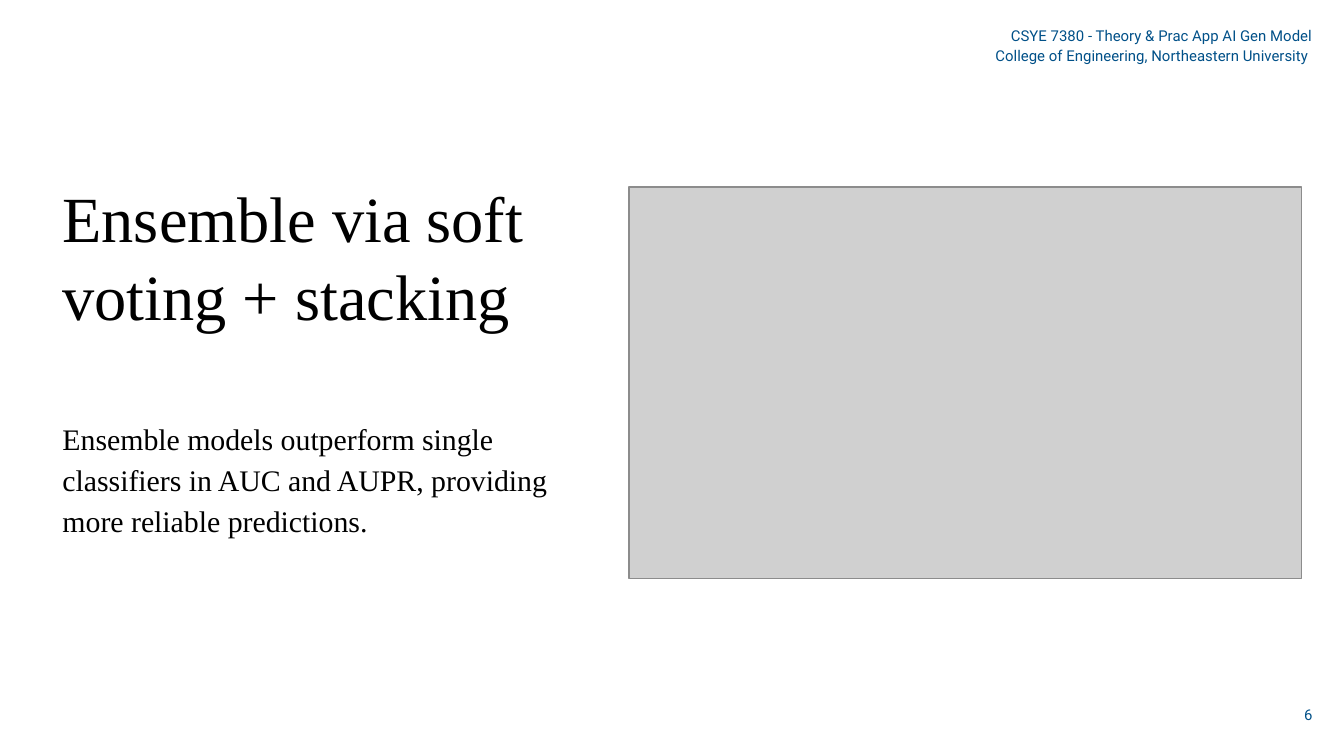
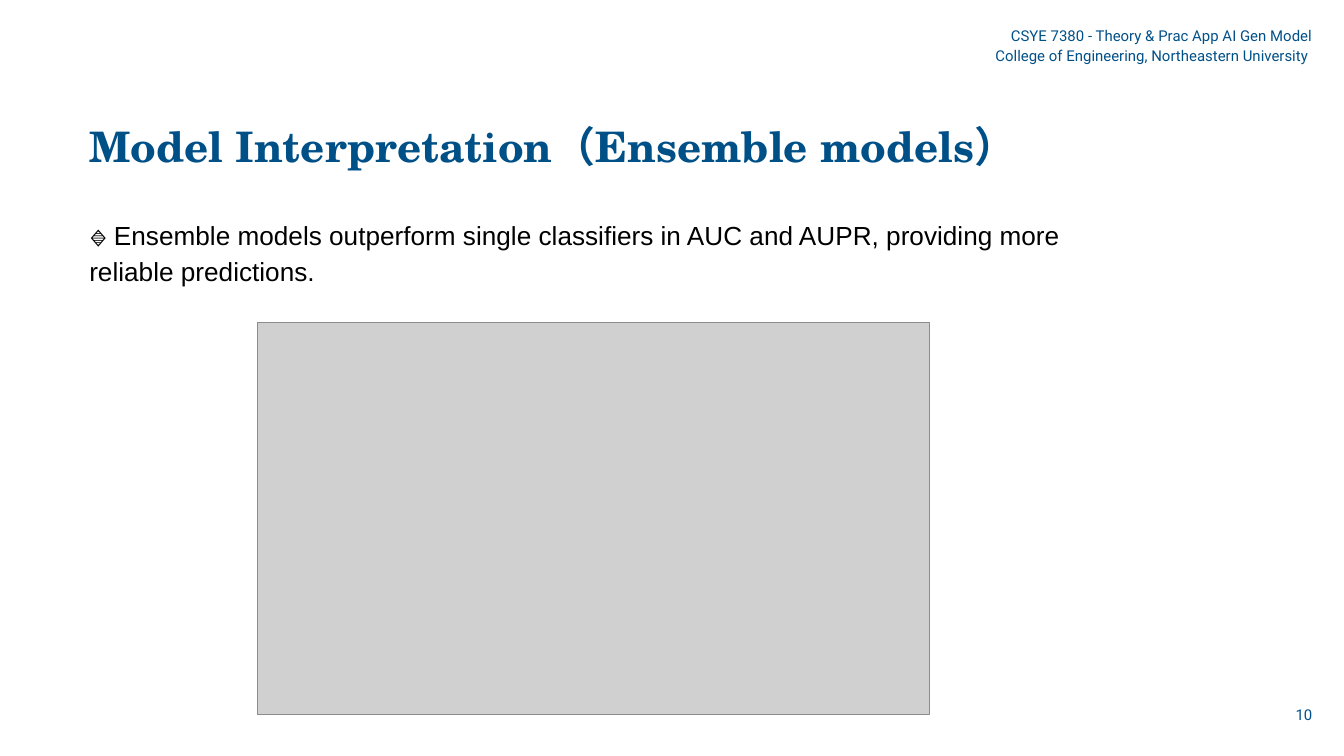
Before and after one commit to yiwenkang0128/Nutritional_Bot, a slide deck: slide 10 of 7380 Slides.pptx (slide 6 before the commit). Drawn at 1344x756 pixels with LibreOffice and Linux fonts; fonts in the diff are those of the drawing; grey boxes stand for pictures. Boxes give left, top, right and bottom in pixels: in the first picture for what was removed or moved away, otherwise in the second. Text is boxed around its words. In the diff, an @@ line names an element or a change of style, - is before the commit and + after.

```diff
--- a/7380 Slides.pptx
+++ b/7380 Slides.pptx
@@ text added at (89, 126, 1017, 171), 22.5 pt, text #005088, bold @@
+Model Interpretation（Ensemble models）
@@ text removed at (63, 196, 523, 332) @@
-Ensemble via soft voting + stacking
@@ text at (89, 226, 1060, 287): text changed; size 16 to 14 pt; font Times New Roman to Arial @@
-Ensemble models outperform single classifiers in AUC and AUPR, providing more reliable predictions.
+🔹 Ensemble models outperform single classifiers in AUC and AUPR, providing more reliable predictions.
@@ picture: place and size @@
-picture at (629, 187, 1301, 579)
+picture at (258, 323, 930, 715)
@@ page number at (1296, 709, 1313, 720): text changed @@
-6
+10
```
Also in this commit, not shown: 3 other slides changed, 1 slide added, 3 other files.
